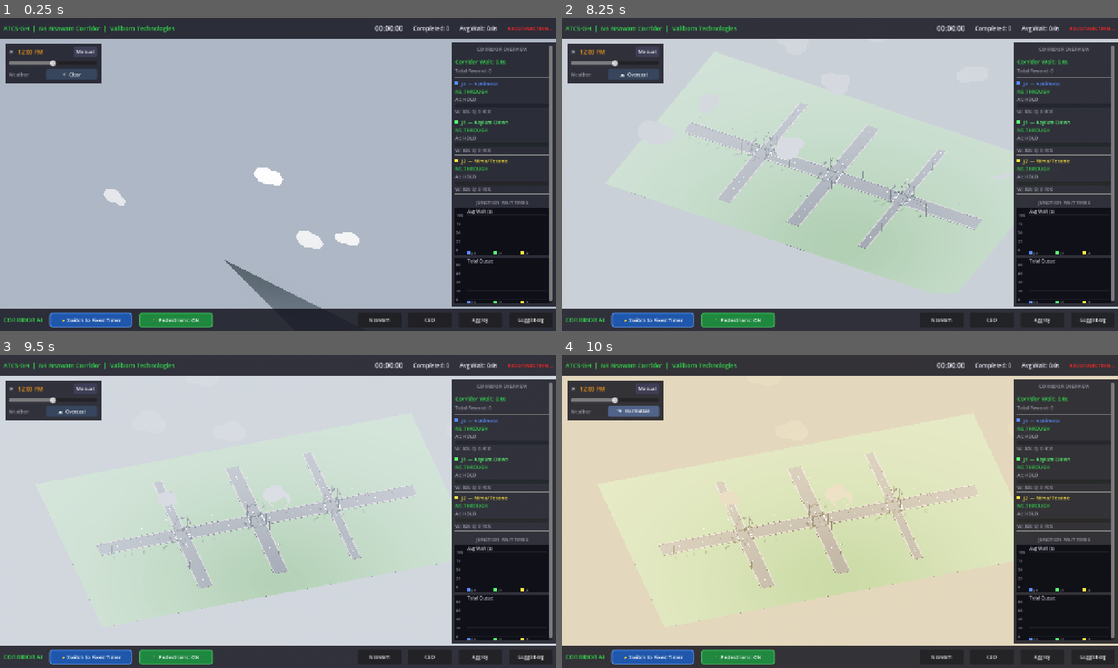
Above: before the commit, frames 1-4 (two rows, left to right).
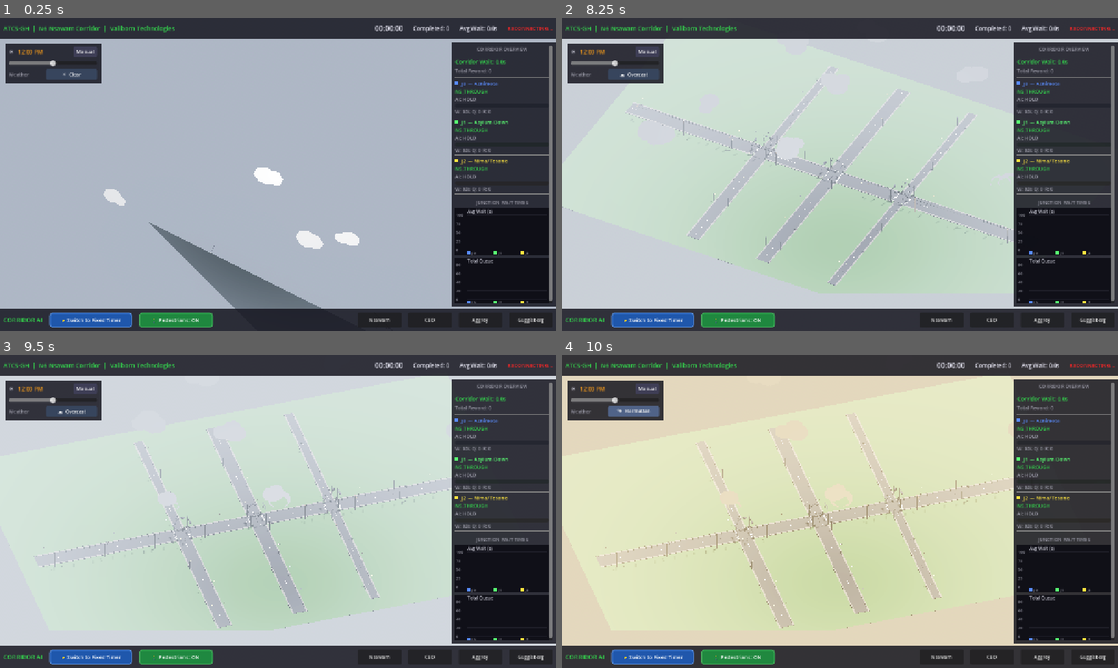
Above: after the commit, the same moments.

Repository: Bigbee-x/ATCS-GH
Game: Godot game, scene res://scenes/CorridorMain.tscn
The game is run twice, just before and just after one commit, with the same random seed, the same clock (stepped at 60 frames per second) and the same inputs. This scene is started directly instead of the project's main scene.
Inputs (mouse positions are in pixels of both pictures, inside the frame that each line leads up to):
- Up to frame 1 (0.25 s): no input
- Up to frame 2 (8.25 s): click "🚶 Pedestrians: ON" at 0.5 s; click "🚶 Pedestrians: OFF" at 1.25 s; click "Nsawam" at 2 s; click "CBD" at 2.75 s; click "Aggrey" at 3.5 s; click "Guggisberg" at 4.25 s; click "Manual" at 5 s; click "Auto" at 5.75 s; click "Sim" at 6.5 s; click "☀ Clear" at 7.25 s; tap Enter at 8 s; move the mouse to (962, 158) at 8.02 s; hold Right (ui_right) from 8.03 s (still down); hold Q from 8.03 s (still down); click (962, 158) at 8.17 s
- Up to frame 3 (9.5 s): tap Space at 8.27 s; release Right (ui_right) at 8.75 s; release Q at 8.75 s; drag from (166, 527) to (250, 574) at 8.77 s
- Up to frame 4 (10 s): click "☁ Overcast" at 9.5 s

The runs differ from the first frame. In frame 1, 1.5% of the frame differs, in the area x 26-52%, y 65-93%; in frame 2, 3.1%; in frame 3, 3.6%, in the area x 1-81%, y 19-88%; in frame 4, 1.1%.

Commit message:
Corridor visualizer: lengthen road arms 30->55 for breathing room
Extend CROSS_ARM + BOUNDARY_ARM 30->55 in CorridorBuilder (+ ground 90x150 -> 130x190), and bump the SUMO->Godot mapping anchors (C_GD_BOUNDARY/C_GD_CROSS_ARM), culling bounds (CR_Z_MIN/MAX, CR_X_BOUND), and pedestrian anchors in lockstep across VehicleManager + PedestrianManager so vehicles/pedestrians track the full new length. Street lamps + utility poles auto-extend. Parse-clean + headless scene load exit 0; verified visually. Refresh CLAUDE.md visualizer note.

Co-Authored-By: Claude Opus 4.8 <noreply@anthropic.com>

Diff:
--- a/visualizer/scripts/CorridorBuilder.gd
+++ b/visualizer/scripts/CorridorBuilder.gd
@@ -47,8 +47,8 @@
 const JUNCTION_CENTERS: Array = [0.0, 30.0, 60.0]
 
 # Road arm lengths
-const BOUNDARY_ARM      := 30.0   # Boundary road arms
-const CROSS_ARM         := 30.0   # Cross-street arms
+const BOUNDARY_ARM      := 55.0   # Boundary road arms (lengthened for breathing room)
+const CROSS_ARM         := 55.0   # Cross-street arms (lengthened for breathing room)
 
 # Junction names
 const JUNCTION_IDS: Array = ["J0", "J1", "J2"]
@@ -284,7 +284,7 @@
 
 func _build_ground() -> void:
 	var ground := CSGBox3D.new()
-	ground.size = Vector3(90.0, 0.02, 150.0)
+	ground.size = Vector3(130.0, 0.02, 190.0)
 	ground.position = Vector3(0, -0.06, J1_Z)  # Center on corridor midpoint
 	ground.material = _mat_grass
 	ground.name = "Ground"
--- a/visualizer/scripts/PedestrianManager.gd
+++ b/visualizer/scripts/PedestrianManager.gd
@@ -59,8 +59,8 @@
 const C_JUNCTION_SIZE   := 6.0
 const C_JUNCTION_HALF   := 3.0
 const C_SIDEWALK_WIDTH  := 0.5
-const C_CROSS_ARM       := 30.0
-const C_BOUNDARY_ARM    := 30.0
+const C_CROSS_ARM       := 55.0
+const C_BOUNDARY_ARM    := 55.0
 const C_J0_Z            := 0.0
 const C_J1_Z            := 30.0
 const C_J2_Z            := 60.0
@@ -85,7 +85,7 @@
 const C_GD_JUNC_HALF: float = 3.0
 const C_GD_ROAD_J0J1: float = 24.0
 const C_GD_ROAD_J1J2: float = 24.0
-const C_GD_BOUNDARY: float = 30.0
+const C_GD_BOUNDARY: float = 55.0
 
 # ── Appearance palettes ───────────────────────────────────────────────────────
 const SHIRT_COLORS: Array = [
--- a/visualizer/scripts/VehicleManager.gd
+++ b/visualizer/scripts/VehicleManager.gd
@@ -93,8 +93,8 @@
 const C_GD_JUNC_HALF: float = 3.0   # JUNCTION_SIZE / 2
 const C_GD_ROAD_J0J1: float = 24.0  # 27.0 - 3.0
 const C_GD_ROAD_J1J2: float = 24.0  # 57.0 - 33.0
-const C_GD_BOUNDARY: float = 30.0   # Boundary road length in Godot
-const C_GD_CROSS_ARM: float = 30.0  # Cross-street arm length in Godot
+const C_GD_BOUNDARY: float = 55.0   # Boundary road length in Godot
+const C_GD_CROSS_ARM: float = 55.0  # Cross-street arm length in Godot
 
 # ── Animation ────────────────────────────────────────────────────────────────
 const LERP_SPEED: float = 5.0     ## Position/rotation interpolation speed
@@ -108,9 +108,9 @@
 const SJ_BOUND: float = 93.5          # 3.5 + 90
 const SJ_FADE_DIST: float = 15.0      # Start fading 15 units before edge
 ## Corridor bounds
-const CR_Z_MIN: float = -33.0         # J0_Z - junc_half - boundary_road
-const CR_Z_MAX: float = 93.0          # J2_Z + junc_half + boundary_road
-const CR_X_BOUND: float = 33.0        # junc_half + cross_arm
+const CR_Z_MIN: float = -58.0         # J0_Z - junc_half - boundary_road
+const CR_Z_MAX: float = 118.0         # J2_Z + junc_half + boundary_road
+const CR_X_BOUND: float = 58.0        # junc_half + cross_arm
 const CR_FADE_DIST: float = 12.0      # Start fading 12 units before edge
 
 # ── Pool limits ──────────────────────────────────────────────────────────────
Not shown, changed: CLAUDE.md
